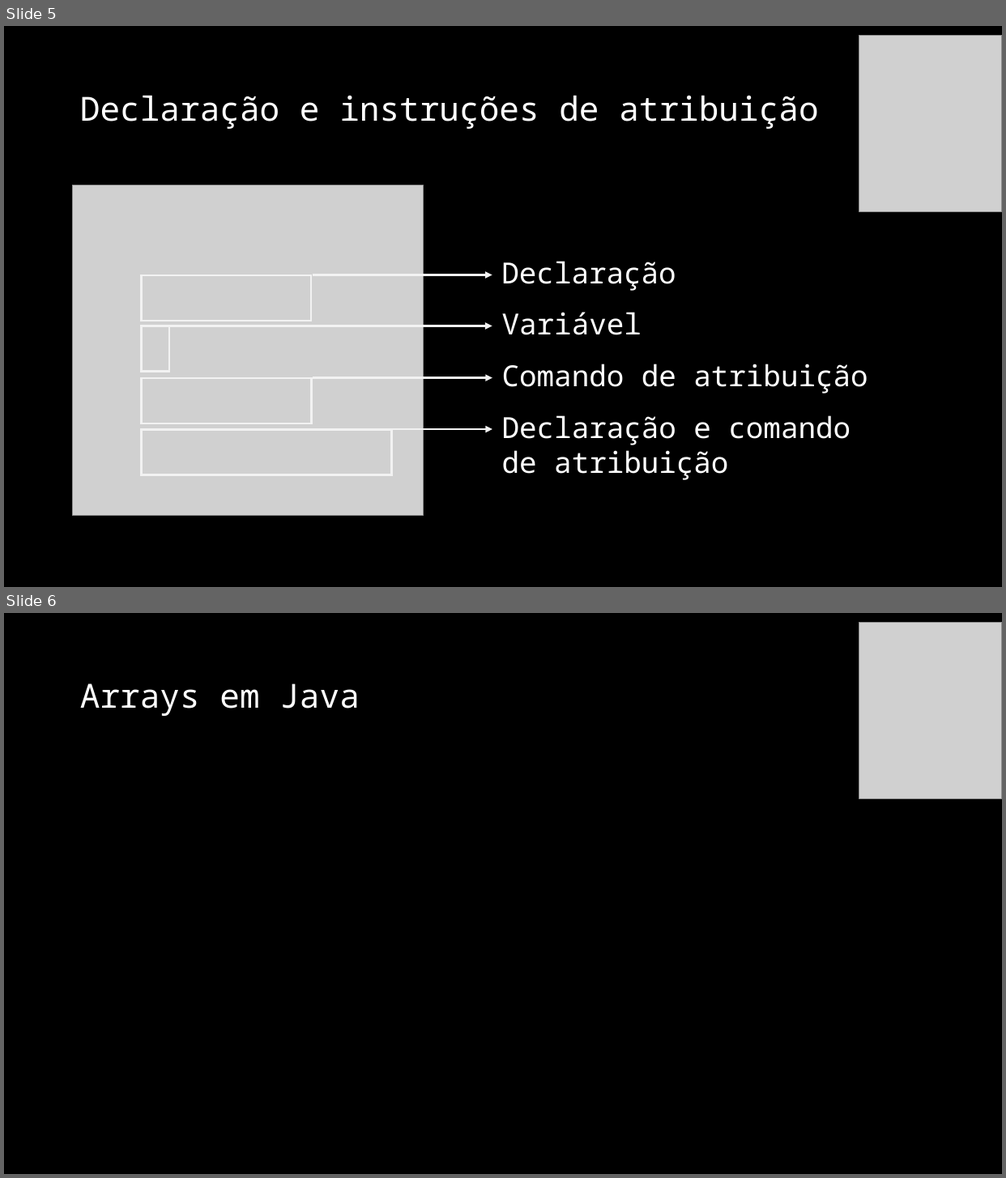
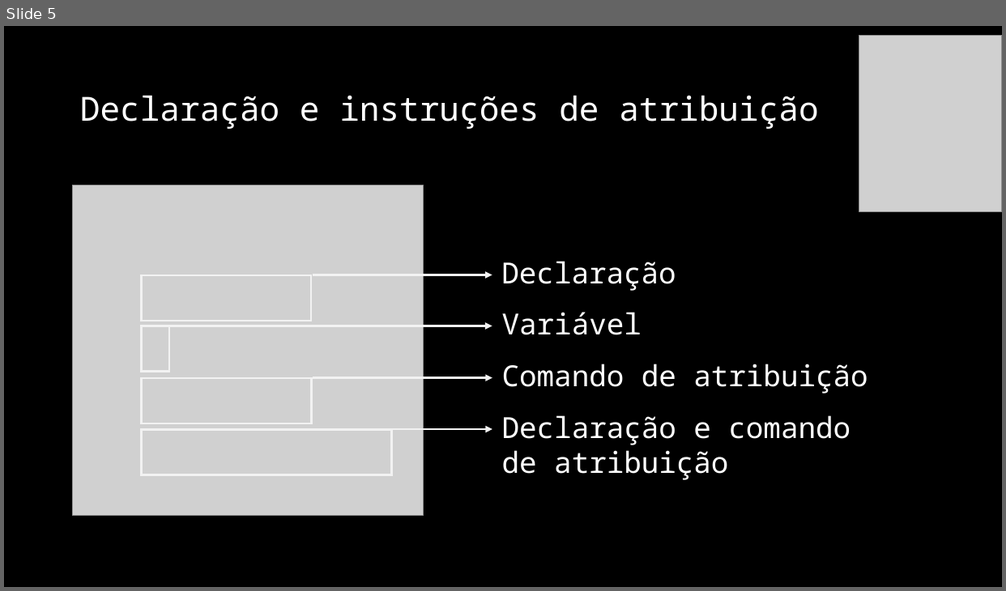
Before and after one commit to jrdutra/algoritmos, a slide deck: material_de_apoio/resumo_pratico.pptx. Shown one above the other, each under a label of ours: slides 5 and 6 before the commit, slide 5 after it. The pictures are 1006x1178 and 1006x591 pixels, drawn with LibreOffice and Linux fonts; fonts in the diff are those of the drawing; grey boxes stand for pictures. Boxes give left, top, right and bottom in pixels: in the first picture for what was removed or moved away, otherwise in the second. Text is boxed around its words. In the diff, an @@ line names an element or a change of style, - is before the commit and + after.

```diff
--- a/material_de_apoio/resumo_pratico.pptx
+++ b/material_de_apoio/resumo_pratico.pptx
@@ slide 6 removed at <box>4,613,1002,1174</box>, background #000000 @@
@@ picture removed at <box>859,622,1002,798</box> @@
@@ title removed at <box>80,683,360,716</box> @@
-Arrays em Java
```
Also in this commit, not shown: 2 slides added.
